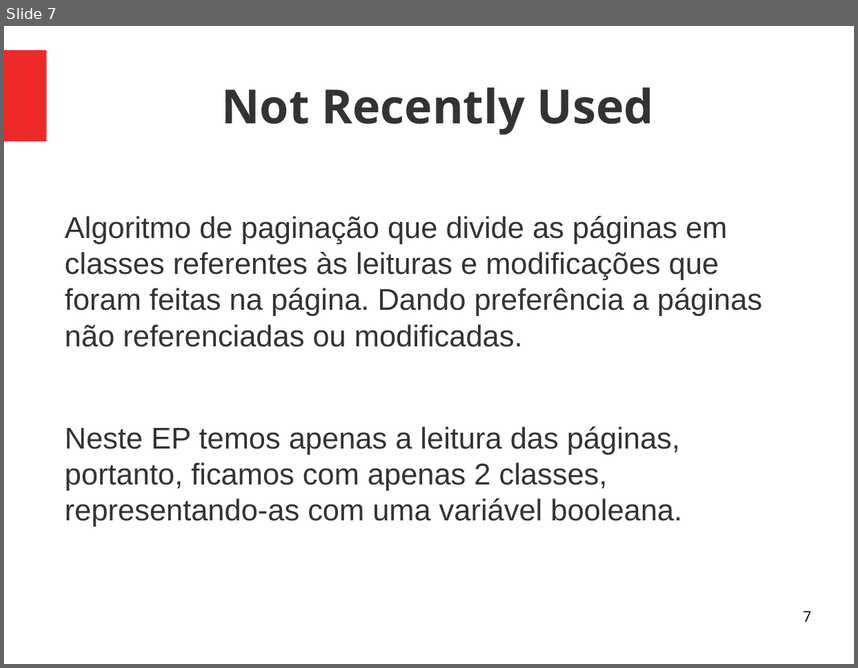
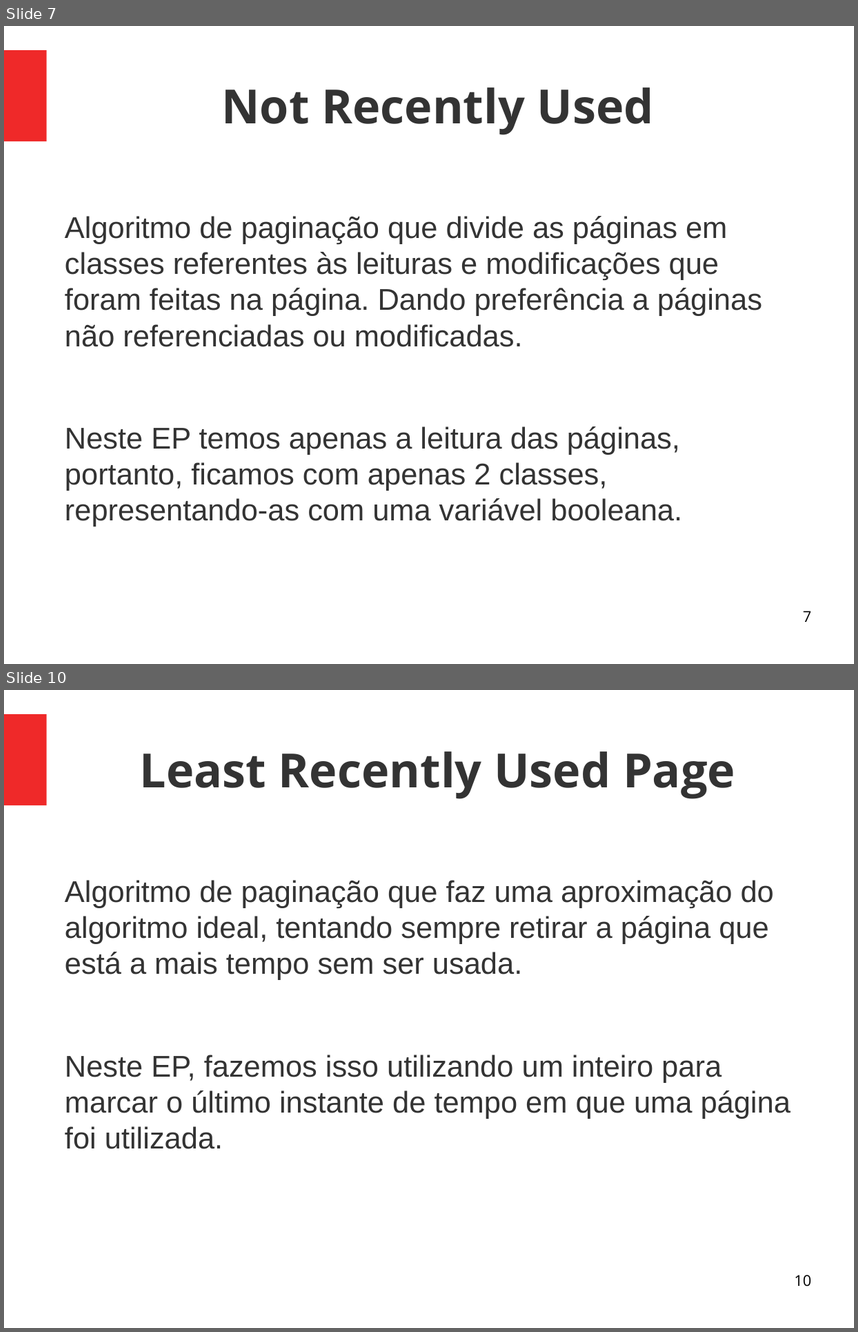
Before and after one commit to Mlordx/sistemasoperacionais, a slide deck: ep2/apresentacao.odp. Shown one above the other, each under a label of ours: slide 7 before the commit, slides 7 and 10 after it; the slides between them are not shown. The pictures are 858x668 and 858x1332 pixels, drawn with LibreOffice and Linux fonts; fonts in the diff are those of the drawing. Boxes give left, top, right and bottom in pixels: in the first picture for what was removed or moved away, otherwise in the second. Text is boxed around its words. In the diff, an @@ line names an element or a change of style, - is before the commit and + after.

Commit message:
Terminei de escrever sobre os algoritmos na apresentação

```diff
--- a/ep2/apresentacao.odp
+++ b/ep2/apresentacao.odp
@@ slide 10 added at <box>4,690,854,1328</box>, background #FFFFFF; not listed: 1 template element that a slide beside it also shows @@
@@ title added at <box>140,751,735,799</box>, 44 pt, text #333333, bold @@
+Least Recently Used Page
@@ text added at <box>65,880,791,1149</box>, 28 pt, text #333333 @@
+Algoritmo de paginação que faz uma aproximação do algoritmo ideal, tentando sempre retirar a página que está a mais tempo sem ser usada.
+Neste EP, fazemos isso utilizando um inteiro para marcar o último instante de tempo em que uma página foi utilizada.
@@ page number added at <box>794,1274,811,1286</box>, 14 pt, text #000000 @@
+10
```
Also in this commit, not shown: 2 other slides added.
